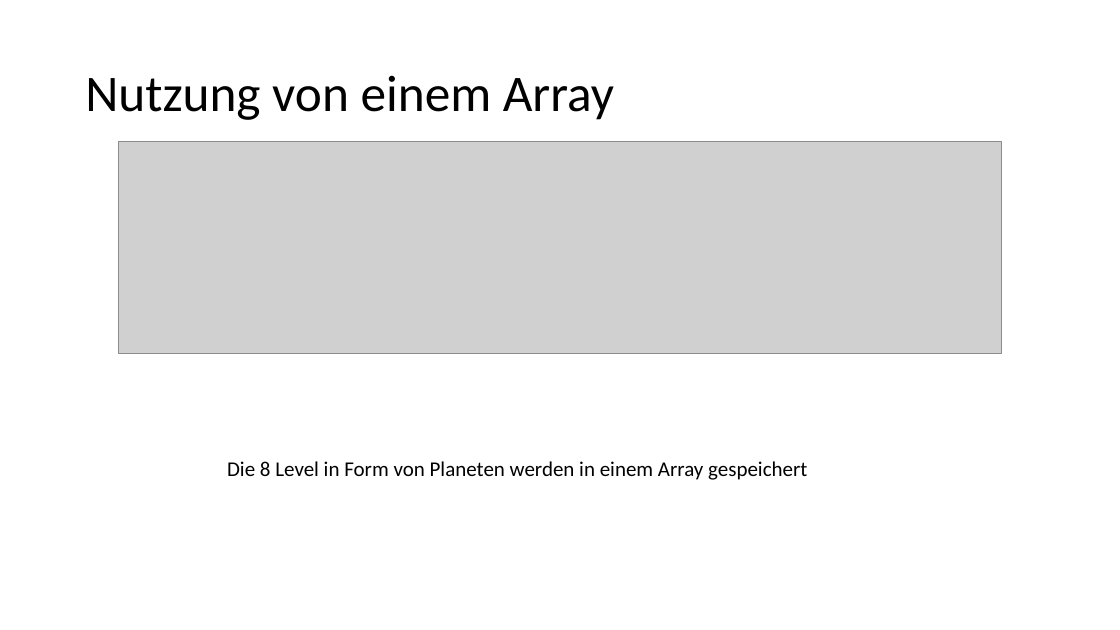
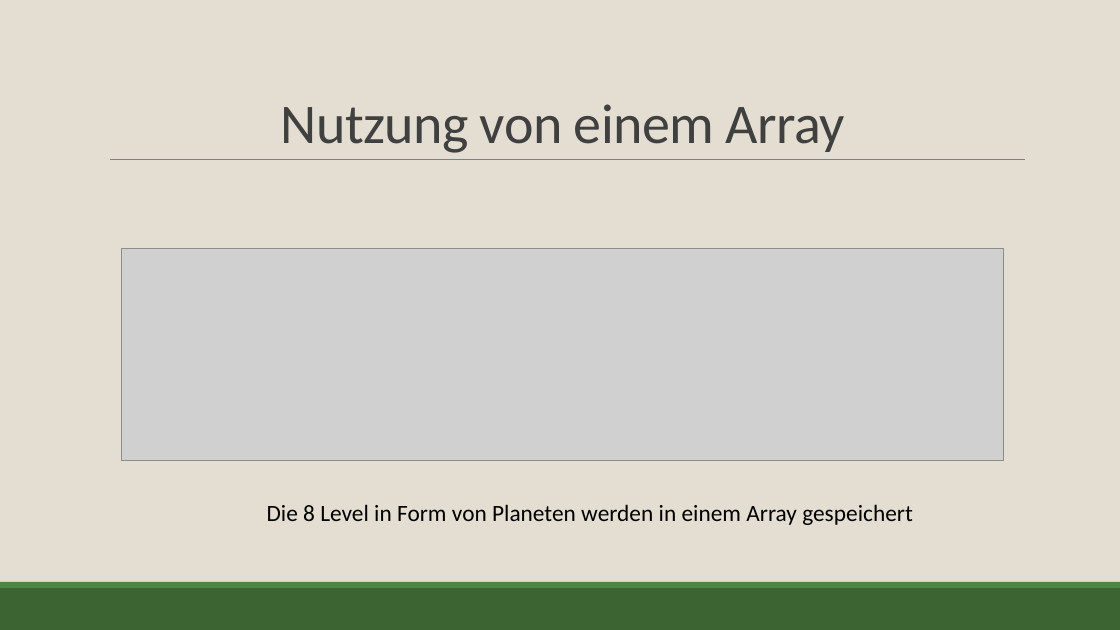
Before and after one commit to DerOfficer/ProjectUnknown, a slide deck: slide 5 of Documents/PräsentationProjectUnknown.pptx. Drawn at 1120x630 pixels with LibreOffice and Linux fonts; fonts in the diff are those of the drawing; grey boxes stand for pictures. Boxes give left, top, right and bottom in pixels: in the first picture for what was removed or moved away, otherwise in the second. Text is boxed around its words. In the diff, an @@ line names an element or a change of style, - is before the commit and + after.

```diff
--- a/Documents/PräsentationProjectUnknown.pptx
+++ b/Documents/PräsentationProjectUnknown.pptx
@@ background #FFFFFF to #E3DED1 @@
@@ title "Nutzung von einem Array" moved from (x1=85, y1=75, x2=614, y2=120) to (x1=281, y1=104, x2=845, y2=153) @@
@@ title "Nutzung von einem Array" at (x1=281, y1=104, x2=845, y2=153): size 44 to 48 pt, text colour #000000 to #404040, letter spacing 0 to -0.5 pt; alignment left to centre; line spacing 0.9 to 0.85; vertical alignment middle to bottom @@
@@ line added from (110, 160) to (1026, 160), #808080 0.5 pt @@
@@ picture moved from (x1=119, y1=141, x2=1002, y2=353) to (x1=122, y1=249, x2=1004, y2=460) @@
@@ text "Die 8 Level in Form ..." moved from (x1=227, y1=461, x2=807, y2=480) to (x1=267, y1=504, x2=913, y2=525) @@
@@ text "Die 8 Level in Form ..." at (x1=267, y1=504, x2=913, y2=525): size 18 to 20 pt; alignment left to centre @@
@@ rectangle added at (x1=0, y1=588, x2=1120, y2=630), fill #3B6432 @@
@@ rectangle added at (x1=0, y1=582, x2=1120, y2=588), fill #4E8542 @@
```
Also in this commit, not shown: 3 other slides changed, 1 slide added, 1 slide removed.
